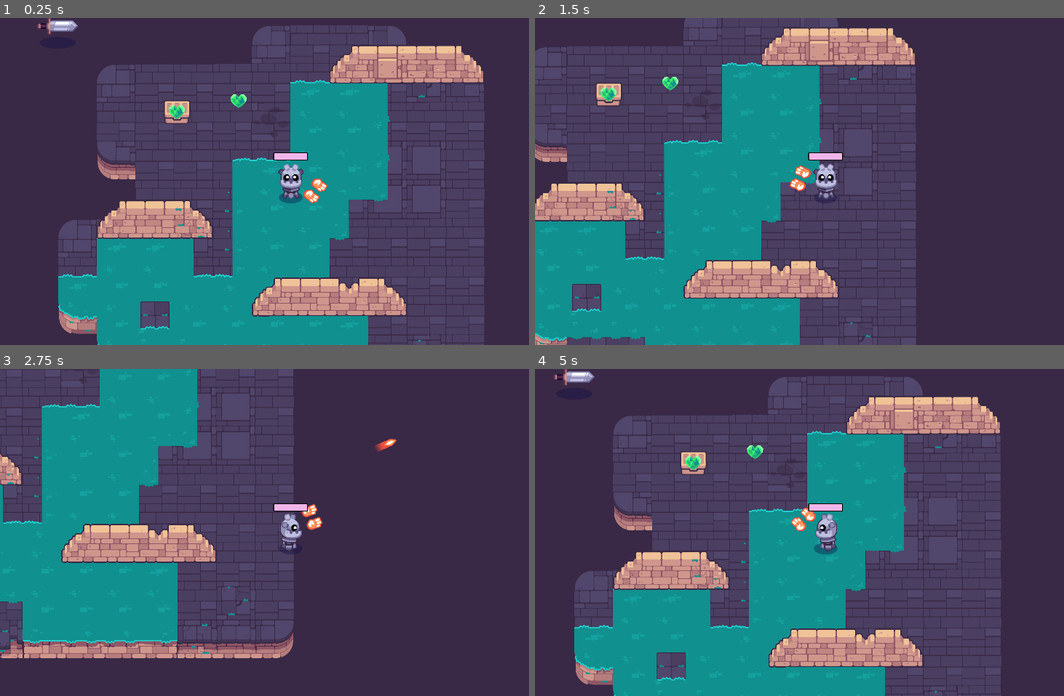
Above: before the commit, frames 1-4 (two rows, left to right).
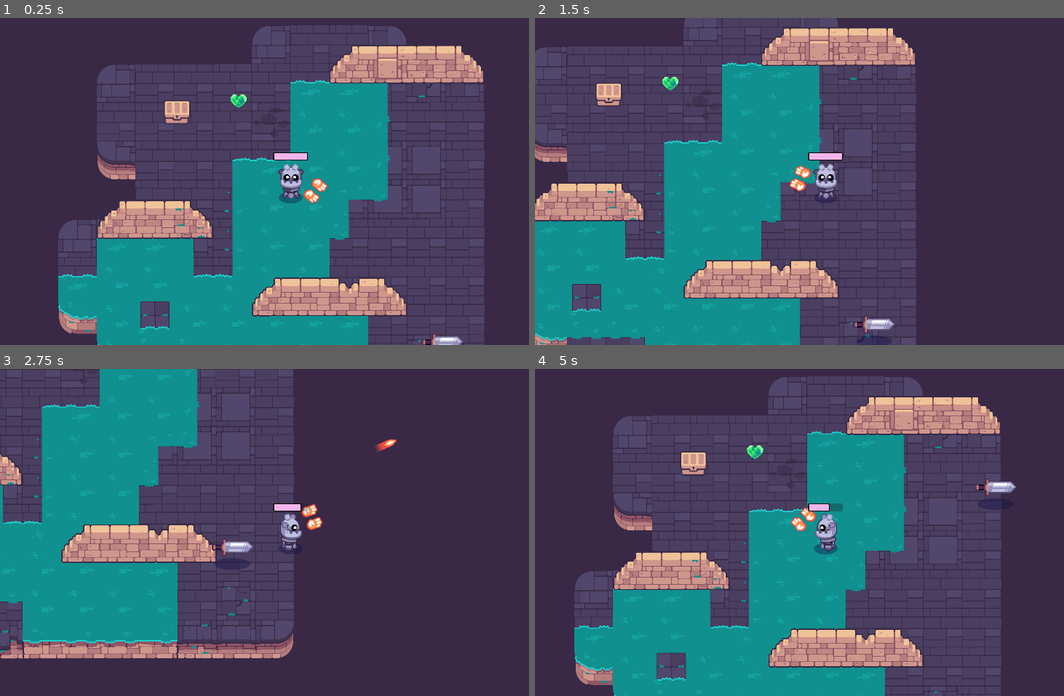
Above: after the commit, the same moments.

Repository: yokitann/Path-of-Sorcerers-Game-
Game: Godot game, scene res://game.tscn
Two runs of this game, one before a commit and one after it. Both use one fixed random seed, a clock stepped at 60 frames per second and the inputs below. The project has no main scene, so this scene is started directly.
Inputs (mouse positions are in pixels of both pictures, inside the frame that each line leads up to):
- Up to frame 1 (0.25 s): no input
- Up to frame 2 (1.5 s): tap Enter at 0.5 s; move the mouse to (952, 165) at 0.52 s; hold Right (move_right) 0.53-1.28 s; tap E (pick_up) at 0.6, 1.35 s; click (952, 165) at 0.67 s; move the mouse to (709, 197) at 1.27 s; hold Down (move_down) from 1.28 s (still down)
- Up to frame 3 (2.75 s): move the mouse to (349, 460) at 2.02 s; release Down (move_down) at 2.03 s; hold Right (move_right) from 2.03 s (still down); tap Space (shoot) at 2.1 s; tap E (pick_up) at 2.3 s
- Up to frame 4 (5 s): move the mouse to (799, 597) at 2.77 s; release Right (move_right) at 2.78 s; hold Up (move_up) 2.78-3.53 s; tap Z at 2.85 s; click (799, 597) at 2.92 s; tap E (pick_up) at 3.05, 3.6, 4.35 s; move the mouse to (1000, 581) at 3.52 s; hold Left (move_left) from 3.53 s (still down); move the mouse to (651, 483) at 4.27 s

The runs differ from the first frame. In frame 1, 0.5% of the frame differs, in the area x 7-88%, y 0-100%; in frame 2, 0.4%; in frame 3, 1.0%; in frame 4, 1.6%, in the area x 3-91%, y 0-100%.

Commit message:
L12 pt 3
item won't spawn from chest

Diff:
--- a/M10.twin_stick_workbook/chest.gd
+++ b/M10.twin_stick_workbook/chest.gd
@@ -1,9 +1,10 @@
+@tool
 extends Area2D
 
 @export var possible_items: Array[Item] = []
 @onready var _animation: AnimationPlayer = %AnimationPlayer
 
-var _player_touch := false #how does this variable work
+var _player_touch := false
 var _first_open := true
 
 func _ready() -> void:
@@ -17,7 +18,7 @@
 func _unhandled_input(event: InputEvent) -> void:
 	if _player_touch and Input.is_action_just_pressed("pick_up") and _first_open:
 		open()
-		_pickup_spawn()
+		get_viewport().set_input_as_handled()
 
 func open() -> void:
 	_animation.play("open")
@@ -26,10 +27,15 @@
 	#not open again because first_open will not be true, so the _unhandled function will not play
 
 func _pickup_spawn():
-	if possible_items.is_empty(): #checks if the chest is empty
-		return
-
 	var item: Item = possible_items.pick_random()
-	var pickup = %Pickup
+	var pickup: Pickup = preload("res://pickup.tscn").instantiate()
 	pickup.item = item
 	add_child(pickup)
+
+	var random_angle := randf_range(0.0, 3.0 * PI)
+	var random_distance := randf_range(1.0, 0.0)
+	var random_position := Vector2(1.0,0.0).rotated(random_angle)
+
+	#var random_angle := randf_range(0.0, 2.0 * PI)
+	#var random_direction := Vector2(1.0, 0.0).rotated(random_angle)
+	#var land_position := random_direction * randf_range(60.0, 120.0)
--- a/M10.twin_stick_workbook/chest.tscn
+++ b/M10.twin_stick_workbook/chest.tscn
@@ -1,9 +1,8 @@
-[gd_scene load_steps=9 format=3 uid="uid://12dnbpavptvc"]
+[gd_scene load_steps=8 format=3 uid="uid://12dnbpavptvc"]
 
 [ext_resource type="Script" path="res://chest.gd" id="1_ee26v"]
 [ext_resource type="Texture2D" uid="uid://dub7cda3qxho2" path="res://pickups/chest/chest_bottom.png" id="2_xmxo4"]
 [ext_resource type="Texture2D" uid="uid://bfj2ayjhou4bv" path="res://pickups/chest/chest_top.png" id="3_dk4hh"]
-[ext_resource type="PackedScene" uid="uid://bj4pf6a3md3nw" path="res://pickup.tscn" id="4_ofe7j"]
 
 [sub_resource type="CircleShape2D" id="CircleShape2D_yheyh"]
 radius = 64.0
@@ -89,7 +88,3 @@
 libraries = {
 "": SubResource("AnimationLibrary_ywvvg")
 }
-
-[node name="Pickup" parent="." instance=ExtResource("4_ofe7j")]
-unique_name_in_owner = true
-position = Vector2(251, 190)
--- a/M10.twin_stick_workbook/game.tscn
+++ b/M10.twin_stick_workbook/game.tscn
@@ -27,3 +27,4 @@
 position = Vector2(770, 513)
 
 [node name="Mob" parent="." instance=ExtResource("3_wdo2k")]
+position = Vector2(1269, 1044)
--- a/M10.twin_stick_workbook/item.gd
+++ b/M10.twin_stick_workbook/item.gd
@@ -3,6 +3,5 @@
 @export var texture: Texture2D = null
 @export var sound_on_pickup: AudioStream = null
 
-
 func use(player: Player) -> void:
 	pass
--- a/M10.twin_stick_workbook/pickup.gd
+++ b/M10.twin_stick_workbook/pickup.gd
@@ -1,9 +1,9 @@
 @tool
-extends Area2D
+class_name Pickup extends Area2D
 
 @export var item: Item = null#: set = set_item
-@onready var _gem: Sprite2D = %Gem
 @onready var _pickup_sound: AudioStreamPlayer2D = %PickupSound
+#@onready var _gem :Sprite2D = %Gem
 #@onready var _animation: AnimationPlayer = %AnimationPlayer
 
 func _ready() -> void:
@@ -11,7 +11,7 @@
 	#_animation.play("idle")
 	body_entered.connect(_pickup)
 
-func _pickup (body: Node2D) -> void:
+func _pickup (body: Node) -> void:
 	if body is Player:
 		item.use(body)
 		_pickup_sound.play()
--- a/M10.twin_stick_workbook/pickup.tscn
+++ b/M10.twin_stick_workbook/pickup.tscn
@@ -1,15 +1,8 @@
-[gd_scene load_steps=10 format=3 uid="uid://bj4pf6a3md3nw"]
+[gd_scene load_steps=8 format=3 uid="uid://bj4pf6a3md3nw"]
 
 [ext_resource type="Script" path="res://pickup.gd" id="1_nukf8"]
-[ext_resource type="Script" path="res://healing_item.gd" id="2_siggl"]
 [ext_resource type="Texture2D" uid="uid://bmxcojfothkaq" path="res://pickups/pickup_heart_teal.png" id="3_w7ai3"]
 [ext_resource type="AudioStream" uid="uid://c2woejhi871h1" path="res://pickups/pickup.wav" id="4_dpvkr"]
-
-[sub_resource type="Resource" id="Resource_nu3h5"]
-script = ExtResource("2_siggl")
-heal_amount = 100
-texture = ExtResource("3_w7ai3")
-sound_on_pickup = ExtResource("4_dpvkr")
 
 [sub_resource type="CircleShape2D" id="CircleShape2D_je3yt"]
 radius = 37.054
@@ -39,6 +32,18 @@
 "transitions": PackedFloat32Array(1),
 "update": 0,
 "values": [Vector2(-250, -181.5)]
+}
+tracks/2/type = "value"
+tracks/2/imported = false
+tracks/2/enabled = true
+tracks/2/path = NodePath("PickupSound:stream:loop_begin")
+tracks/2/interp = 1
+tracks/2/loop_wrap = true
+tracks/2/keys = {
+"times": PackedFloat32Array(0),
+"transitions": PackedFloat32Array(1),
+"update": 1,
+"values": [0]
 }
 
 [sub_resource type="Animation" id="Animation_8e0bp"]
@@ -75,9 +80,8 @@
 }
 
 [node name="Pickup" type="Area2D"]
-position = Vector2(552, 383)
+position = Vector2(248, 181)
 script = ExtResource("1_nukf8")
-item = SubResource("Resource_nu3h5")
 
 [node name="Gem" type="Sprite2D" parent="."]
 unique_name_in_owner = true
@@ -91,7 +95,8 @@
 [node name="PickupSound" type="AudioStreamPlayer2D" parent="."]
 unique_name_in_owner = true
 stream = ExtResource("4_dpvkr")
-volume_db = 0.35
+volume_db = 23.986
+pitch_scale = 3.23
 
 [node name="AnimationPlayer" type="AnimationPlayer" parent="."]
 unique_name_in_owner = true
